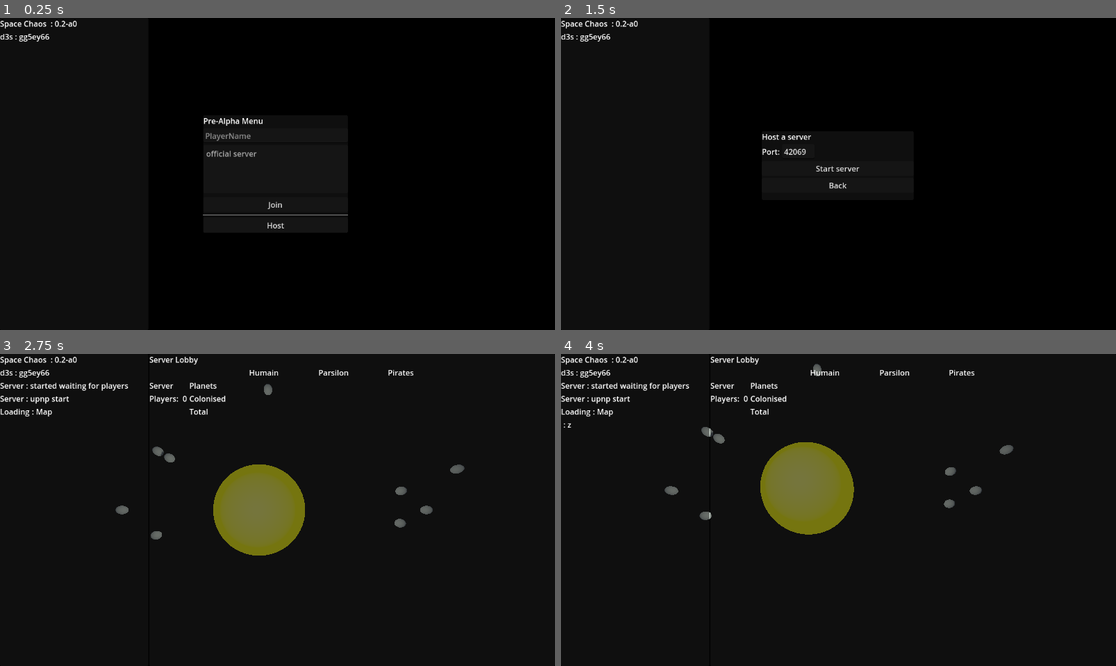
Above: before the commit, frames 1-4 (two rows, left to right).
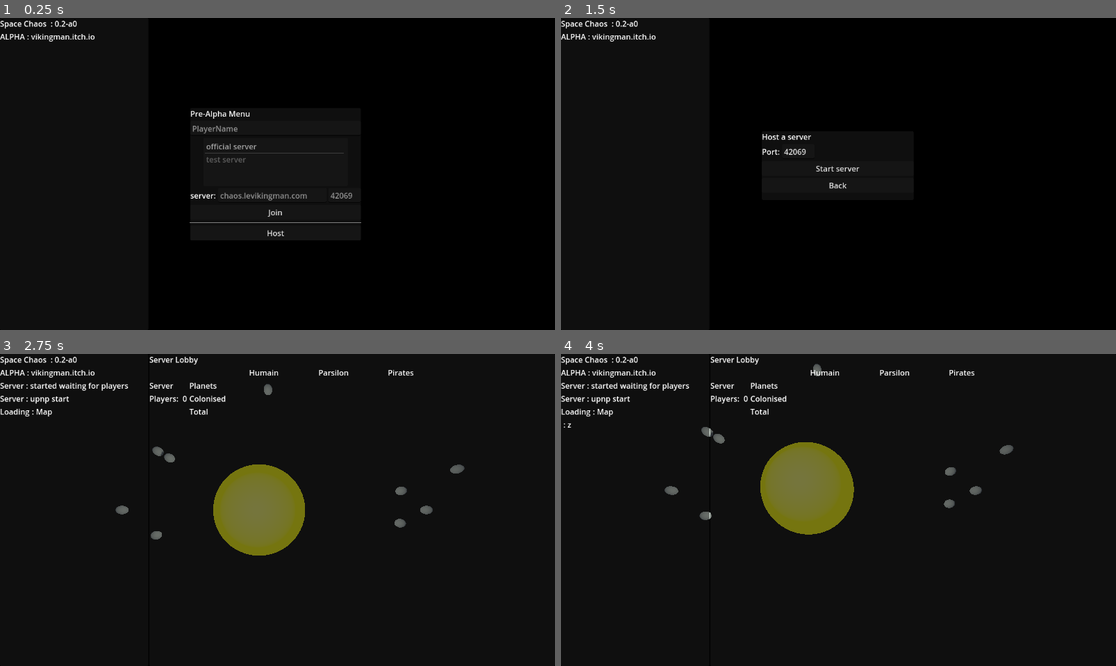
Above: after the commit, the same moments.

Repository: acsid/SpaceChaos
Game: Godot game, scene res://main.tscn
The game is run twice, just before and just after one commit, with the same random seed, the same clock (stepped at 60 frames per second) and the same inputs.
Inputs:
- Up to frame 1 (0.25 s): no input
- Up to frame 2 (1.5 s): tap Enter (ui_accept) at 0.5, 0.77 s; hold Right (ui_right) 0.53-1.25 s; hold Space (shoot) 0.53-1.25 s; click "Host" at 1.25 s
- Up to frame 3 (2.75 s): click "Start server" at 2 s
- Up to frame 4 (4 s): tap Enter (ui_accept) at 2.75, 3.02 s; hold Down (ui_down) 2.78-3.53 s; tap Z (orbit) at 2.85 s; tap Space (shoot) at 3.05 s; hold Right (ui_right) from 3.53 s (still down); hold Space (shoot) from 3.53 s (still down)

The runs differ from the first frame. In frame 1, 1.4% of the frame differs, in the area x 0-66%, y 5-70%; in frame 2, 0.2%; in frame 3, 0.2%; in frame 4, 0.2%.

Commit message:
cannon on base shoot non stop

Diff:
--- a/BaseCanon.gd
+++ b/BaseCanon.gd
@@ -1,6 +1,8 @@
 extends MeshInstance3D
 
 var laser = preload("res://weapons/laser.tscn")
+var trigger = true
+var enemy = 0
 # Called when the node enters the scene tree for the first time.
 func _ready():
 	pass # Replace with function body.
@@ -9,18 +11,26 @@
 # Called every frame. 'delta' is the elapsed time since the previous frame.
 func _process(delta):
 	rotate_z(0.01)
-	pass
+
 
 @rpc("call_local", "any_peer")
 func shoot(id):
 	var inst = laser.instantiate()
 	inst.position = $Guns.global_position
-	inst.rotation = rotation
+	inst.rotation = global_rotation
 	inst.name = id
 
 	get_tree().get_current_scene().get_node("Space/Spawner").add_child(inst)
 
 func _on_area_3d_body_entered(body):
-	shoot.rpc(str(rid_allocate_id()))
-	print("shoot")
-	pass # Replace with function body.
+	enemy += 1
+
+
+
+func _on_trigger_timer_timeout():
+	if enemy > 0:
+		shoot.rpc(str(rid_allocate_id()))
+
+
+func _on_area_3d_body_exited(body):
+	enemy -= 1
--- a/base.tscn
+++ b/base.tscn
@@ -8,6 +8,17 @@
 size = Vector3(5, 5, 5)
 
 [sub_resource type="BoxMesh" id="BoxMesh_a5vuk"]
+
+[sub_resource type="BoxShape3D" id="BoxShape3D_6m0m8"]
+size = Vector3(7.31543, 21.7195, 1)
+
+[sub_resource type="BoxMesh" id="BoxMesh_nofh8"]
+
+[sub_resource type="SceneReplicationConfig" id="SceneReplicationConfig_od2o2"]
+properties/0/path = NodePath("BaseCanon:rotation")
+properties/0/spawn = true
+properties/0/sync = true
+properties/0/watch = false
 
 [node name="StaticBody3D" type="StaticBody3D"]
 script = ExtResource("1_tyidf")
@@ -24,3 +35,27 @@
 transform = Transform3D(1, 0, 0, 0, 1, 0, 0, 0, 1, 0, 0, 11.2247)
 mesh = SubResource("BoxMesh_a5vuk")
 script = ExtResource("3_oci1w")
+
+[node name="Area3D" type="Area3D" parent="BaseCanon"]
+
+[node name="CollisionShape3D" type="CollisionShape3D" parent="BaseCanon/Area3D"]
+transform = Transform3D(1, 0, 0, 0, 1, 0, 0, 0, 1, 0, 10.956, 0)
+shape = SubResource("BoxShape3D_6m0m8")
+
+[node name="Guns" type="Node3D" parent="BaseCanon"]
+transform = Transform3D(1, 0, 0, 0, 1, 0, 0, 0, 1, 0, 0.832279, 0)
+
+[node name="MeshInstance3D" type="MeshInstance3D" parent="BaseCanon"]
+transform = Transform3D(0.5, 0, 0, 0, 1, 0, 0, 0, 0.5, 0, 0.931643, 0)
+mesh = SubResource("BoxMesh_nofh8")
+
+[node name="Trigger_Timer" type="Timer" parent="BaseCanon"]
+wait_time = 0.3
+autostart = true
+
+[node name="MultiplayerSynchronizer" type="MultiplayerSynchronizer" parent="."]
+replication_config = SubResource("SceneReplicationConfig_od2o2")
+
+[connection signal="body_entered" from="BaseCanon/Area3D" to="BaseCanon" method="_on_area_3d_body_entered"]
+[connection signal="body_exited" from="BaseCanon/Area3D" to="BaseCanon" method="_on_area_3d_body_exited"]
+[connection signal="timeout" from="BaseCanon/Trigger_Timer" to="BaseCanon" method="_on_trigger_timer_timeout"]
--- a/main.gd
+++ b/main.gd
@@ -20,8 +20,7 @@
 
 
 func _enter_tree():
-	send_message("Space Chaos ",version,false)
-	send_message("d3s","gg5ey66",false)
+	pass
 # Called when the node enters the scene tree for the first time.
 func _ready():
 	if OS.get_cmdline_args():
@@ -35,6 +34,8 @@
 	%Lobby.hide()
 	%Host.hide()
 	%Hud.hide()
+	send_message("Space Chaos ",version,false)
+	send_message("ALPHA","vikingman.itch.io",false)
 
 
 # Called every frame. 'delta' is the elapsed time since the previous frame.
@@ -113,7 +114,6 @@
 	%ChatBox.show()
 	if not %Lobby.visible:
 		%Timer_Chatbox.start()
-
 func _on_join_button_pressed():
 	if %ServerHost.text == "":
 		%ServerHost.text = "23.94.148.31"
@@ -232,3 +232,9 @@
 	send_message("Game","Join as a Pirates",true)
 	me.add_to_group("Pirates")
 	me.respawn(avail_faction.Pirates)
+
+func checkPause():
+	if %Spawner.get_nodes_in_group("player").length() > 0:
+		World.serverEmpty = false
+	else:
+		World.serverEmpty = true
--- a/main.tscn
+++ b/main.tscn
@@ -54,28 +54,27 @@
 custom_minimum_size = Vector2(300, 100)
 layout_mode = 2
 size_flags_horizontal = 4
-item_count = 1
+item_count = 2
 item_0/text = "official server"
+item_1/text = "test server"
+item_1/disabled = true
 
 [node name="HBoxContainer" type="HBoxContainer" parent="Control/Menu/VBoxContainer"]
 layout_mode = 2
 
 [node name="Label" type="Label" parent="Control/Menu/VBoxContainer/HBoxContainer"]
-visible = false
-layout_mode = 2
-text = "url
+layout_mode = 2
+text = "server:
 "
 
 [node name="ServerHost" type="LineEdit" parent="Control/Menu/VBoxContainer/HBoxContainer"]
 unique_name_in_owner = true
-visible = false
 custom_minimum_size = Vector2(225, 0)
 layout_mode = 2
 placeholder_text = "chaos.levikingman.com"
 
 [node name="ServerPort" type="LineEdit" parent="Control/Menu/VBoxContainer/HBoxContainer"]
 unique_name_in_owner = true
-visible = false
 layout_mode = 2
 placeholder_text = "42069"
 
--- a/maps/official/planet/earth.tscn
+++ b/maps/official/planet/earth.tscn
@@ -21,15 +21,19 @@
 properties/0/path = NodePath(".:population")
 properties/0/spawn = true
 properties/0/sync = true
+properties/0/watch = false
 properties/1/path = NodePath(".:faction")
 properties/1/spawn = true
 properties/1/sync = true
+properties/1/watch = false
 properties/2/path = NodePath(".:colonise")
 properties/2/spawn = true
 properties/2/sync = true
+properties/2/watch = false
 properties/3/path = NodePath(".:colonisable")
 properties/3/spawn = true
 properties/3/sync = true
+properties/3/watch = false
 
 [node name="Planet" type="CSGMesh3D"]
 mesh = SubResource("SphereMesh_5wxu5")
--- a/maps/official/planet/planet.gd
+++ b/maps/official/planet/planet.gd
@@ -84,6 +84,7 @@
 
 func _on_timer_timeout():
 	if not is_multiplayer_authority(): return
+	if not World.serverEmpty: return
 	if colonise:
 		spawn_powerup.rpc(str(rid_allocate_id()),Vector3(0,0,deg_to_rad(randi_range(0,360))))
 		population += 1
--- a/player.gd
+++ b/player.gd
@@ -2,7 +2,7 @@
 enum state {free,orbit}
 
 const SPEED = 5.0
-const JUMP_VELOCITY = 4.5
+
 @export var rotation_speed:= 100.0
 @export var max_speed := 15.0
 @export var acceleration := 1.0
--- a/player.tscn
+++ b/player.tscn
@@ -16,21 +16,27 @@
 properties/0/path = NodePath(".:position")
 properties/0/spawn = true
 properties/0/sync = true
+properties/0/watch = false
 properties/1/path = NodePath(".:rotation")
 properties/1/spawn = true
 properties/1/sync = true
+properties/1/watch = false
 properties/2/path = NodePath(".:hitpoint")
 properties/2/spawn = true
 properties/2/sync = true
+properties/2/watch = false
 properties/3/path = NodePath(".:username")
 properties/3/spawn = true
 properties/3/sync = false
+properties/3/watch = false
 properties/4/path = NodePath(".:score")
 properties/4/spawn = true
 properties/4/sync = true
+properties/4/watch = false
 properties/5/path = NodePath(".:faction")
 properties/5/spawn = true
 properties/5/sync = true
+properties/5/watch = false
 
 [sub_resource type="BoxShape3D" id="BoxShape3D_qwfyb"]
 size = Vector3(5, 5, 5)
--- a/powerup.tscn
+++ b/powerup.tscn
@@ -14,9 +14,11 @@
 properties/0/path = NodePath(".:position")
 properties/0/spawn = true
 properties/0/sync = true
+properties/0/watch = false
 properties/1/path = NodePath(".:rotation")
 properties/1/spawn = true
 properties/1/sync = true
+properties/1/watch = false
 
 [node name="Powerup" type="Area3D"]
 script = ExtResource("1_tqopy")
--- a/project.godot
+++ b/project.godot
@@ -17,6 +17,10 @@
 boot_splash/image="res://images/loading.png"
 boot_splash/use_filter=false
 config/icon="res://icon.svg"
+
+[autoload]
+
+World="*res://world.gd"
 
 [input]
 
--- /dev/null
+++ b/world.gd
@@ -0,0 +1,3 @@
+extends Node
+
+var serverEmpty = false
Not shown: 1 places in base.tscn that only renumber resources
Not shown, added: images/loading.png.import
Not shown, added: maps/official/planet/base1.obj.import
